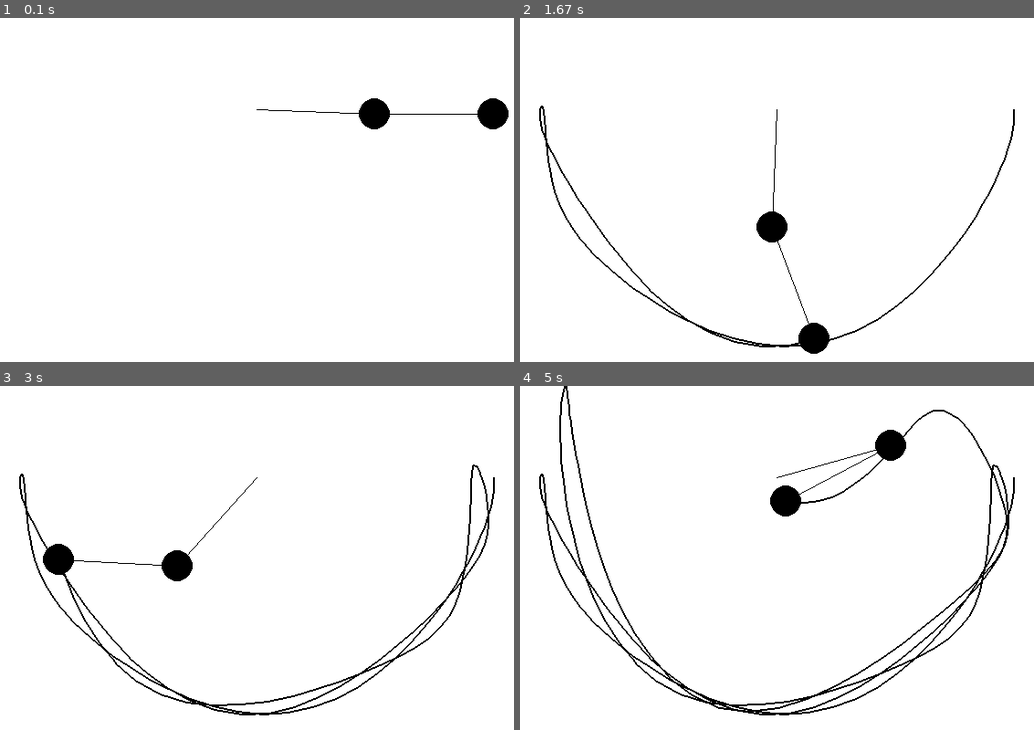
Above: before the commit, frames 1-4 (two rows, left to right).
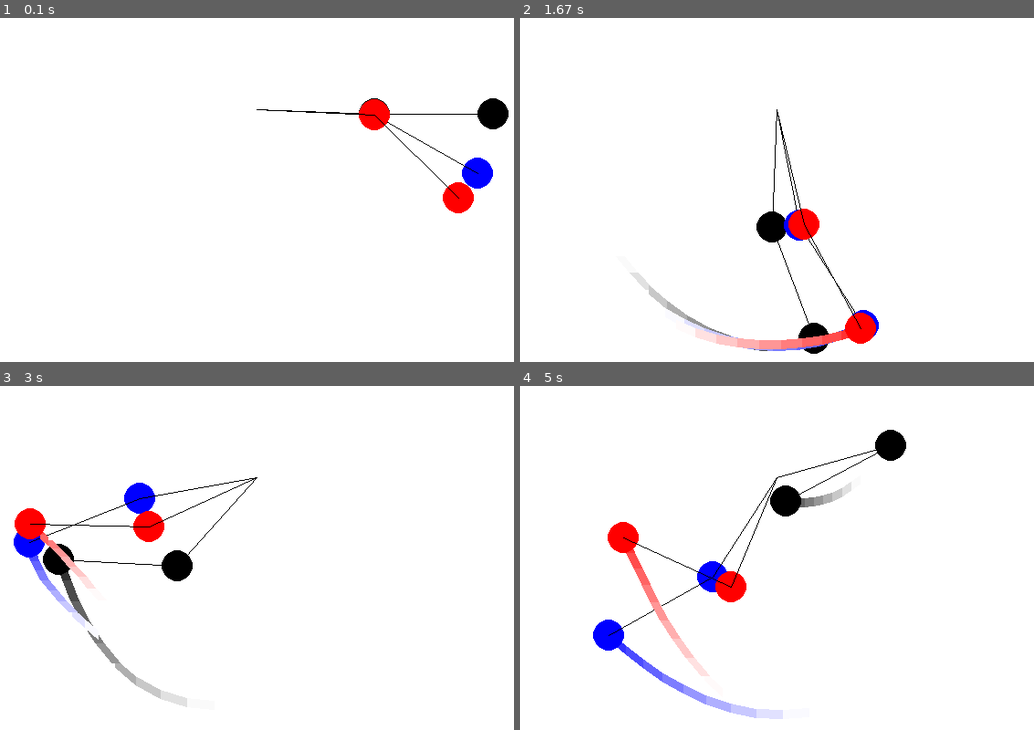
Above: after the commit, the same moments.

Repository: WuStevenShengyang/Double-Pendulum-Simulation-using-Pygame
Game: pygame game, started from main.py
The game is run twice, just before and just after one commit, with the same random seed, the same clock (stepped at 60 frames per second) and the same inputs.
Inputs:
- Up to frame 1 (0.1 s): no input
- Up to frame 2 (1.67 s): no input
- Up to frame 3 (3 s): no input
- Up to frame 4 (5 s): no input

The runs differ from the first frame. In frame 1, 1.3% of the frame differs, in the area x 51-96%, y 23-57%; in frame 2, 3.0%; in frame 3, 4.6%; in frame 4, 5.9%, in the area x 3-97%, y 0-97%.

Commit message:
Add files via upload

Diff:
--- a/main.py
+++ b/main.py
@@ -13,6 +13,10 @@
     def __init__(self, theta1, theta2, color):
         self.theta1 = theta1
         self.theta2 = theta2
+
+        self.R = color[0]
+        self.G = color[1]
+        self.B = color[2]
 
         self.x1 = 0
         self.y1 = 0
@@ -41,14 +45,17 @@
         self.screen = pygame.display.get_surface()
         self.width, self.height = self.screen.get_size()
 
+    #Calculating first rod position
     def __firstPosition(self):
         self.x1 = self.l1 * math.sin(self.theta1) + self.width / 2
         self.y1 = self.l1 * math.cos(self.theta1) + self.height / 4
 
+    #Calculating second rod position
     def __secondPosition(self):
         self.x2 = self.l1 * math.sin(self.theta1) + self.l2 * math.sin(self.theta2) + self.width / 2
         self.y2 = self.l1 * math.cos(self.theta1) + self.l2 * math.cos(self.theta2) + self.height / 4
 
+    #Angular acceleration of theta 1
     def __acceleration1(self):
         exp1 = -self.g * (2 * self.m1 + self.m2) * math.sin(self.theta1)
         exp2 = self.m2 * self.g * math.sin(self.theta1 - 2 * self.theta2)
@@ -57,6 +64,7 @@
 
         self.a1 = (exp1 - exp2 - exp3) / (exp4)
 
+    #Angular acceleration of theta 2
     def __acceleration2(self):
         exp1 = 2 * math.sin(self.theta1 - self.theta2)
         exp2 = (self.v1 * self.v1) * self.l1 * (self.m1 + self.m2)
@@ -66,7 +74,7 @@
 
         self.a2 = (exp1 * (exp2 + exp3 + exp4)) / (exp5)
 
-
+    #Draw everything
     def draw(self):
         pygame.draw.circle(self.screen, self.color, (int(self.x1), int(self.y1)), 17)
         pygame.draw.line(self.screen, BLACK, (int(self.width / 2), int(self.height / 4)), (int(self.x1), int(self.y1)), 1)
@@ -74,7 +82,7 @@
         pygame.draw.circle(self.screen, self.color, (int(self.x2), int(self.y2)), 17)
         pygame.draw.line(self.screen, BLACK, (int(self.x1), int(self.y1)), (int(self.x2), int(self.y2)), 1)
 
-
+    #Operating pendulum (set positions and angles)
     def run(self):
         self.__firstPosition()
         self.__secondPosition()
@@ -90,10 +98,32 @@
         self.theta1 += self.v1
         self.theta2 += self.v2
 
+    #Trace the end points (opt 1)
     def trace(self):
         for i in range(len(self.endPoints) - 1):
-            pygame.draw.line(self.screen, self.color, (int(self.endPoints[i][0]), int(self.endPoints[i][1])),
+            pygame.draw.line(self.screen, (self.R, self.G, self.B), (int(self.endPoints[i][0]), int(self.endPoints[i][1])),
                 (int(self.endPoints[i + 1][0]), int(self.endPoints[i + 1][1])), 2)
+
+    #End points fade away (opt 2)
+    def fade(self):
+        if len(self.endPoints) > 10:
+            self.endPoints.remove(self.endPoints[0])
+
+        for i in range(len(self.endPoints) - 1):
+
+            R = self.R + (len(self.endPoints) - i) * 25
+            G = self.G + (len(self.endPoints) - i) * 25
+            B = self.B + (len(self.endPoints) - i) * 25
+
+            if R > 255:
+                R = 255
+            if G > 255:
+                G = 255
+            if B > 255:
+                B = 255
+
+            pygame.draw.line(self.screen, (R, G, B), (int(self.endPoints[i][0]), int(self.endPoints[i][1])),
+                (int(self.endPoints[i + 1][0]), int(self.endPoints[i + 1][1])), 10)
 
 def main():
     w = pygame.display.set_mode((600, 400))
@@ -112,16 +142,17 @@
                 view = False
 
         pendulum1.run()
+        pendulum1.fade()
         pendulum1.draw()
-        pendulum1.trace()
 
-        '''pendulum2.run()
+        pendulum2.run()
+        pendulum2.fade()
         pendulum2.draw()
-        pendulum2.trace()
 
         pendulum3.run()
+        pendulum3.fade()
         pendulum3.draw()
-        pendulum3.trace()'''
+
 
         clock.tick(50)
         pygame.display.flip()
